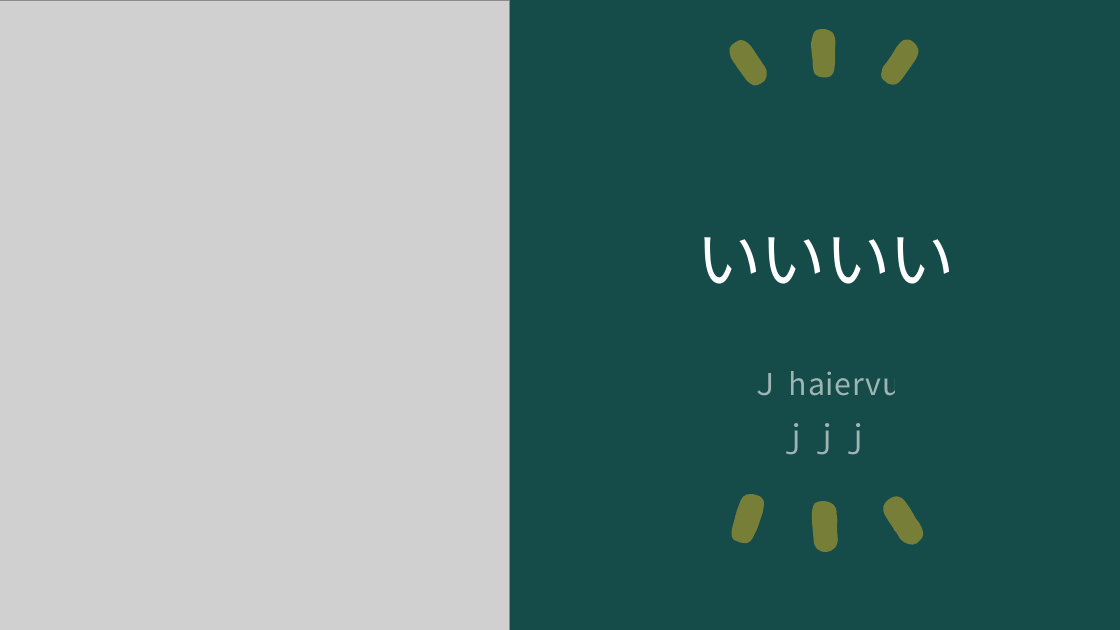
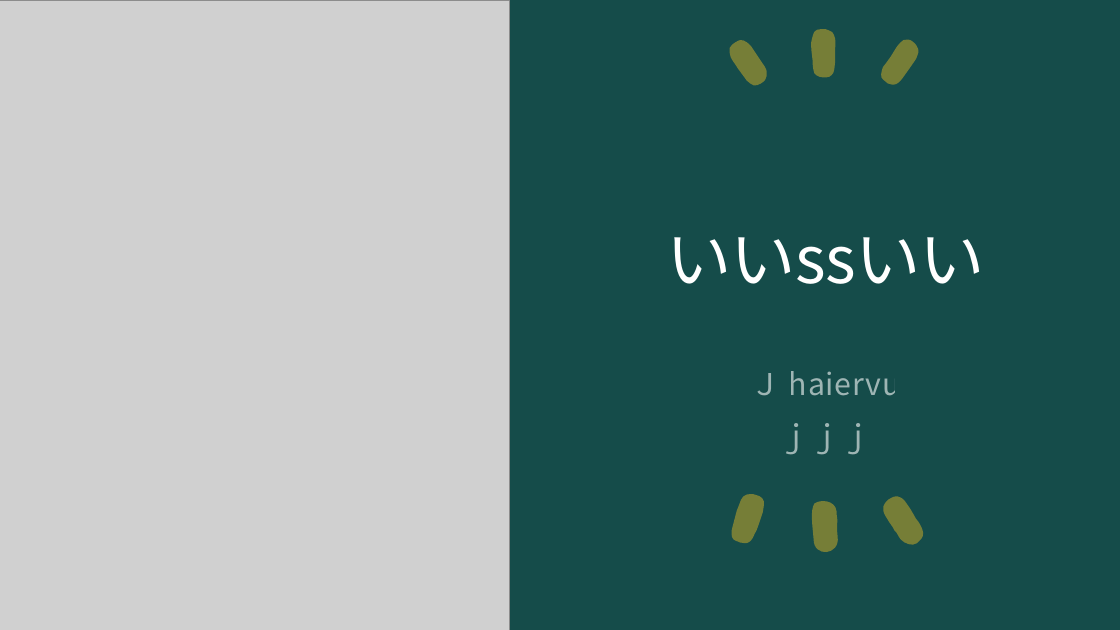
Before and after one commit to ogawa3427/utils, a slide deck: slide 1 of 2024answer/answer.pptx. Drawn at 1120x630 pixels with LibreOffice and Linux fonts; fonts in the diff are those of the drawing; grey boxes stand for pictures. Boxes give left, top, right and bottom in pixels: in the first picture for what was removed or moved away, otherwise in the second. Text is boxed around its words. In the diff, an @@ line names an element or a change of style, - is before the commit and + after.

Commit message:
ss

```diff
--- a/2024answer/answer.pptx
+++ b/2024answer/answer.pptx
@@ title at bbox=[666, 237, 985, 284]: text changed @@
-いいいい
+いいssいい
```
